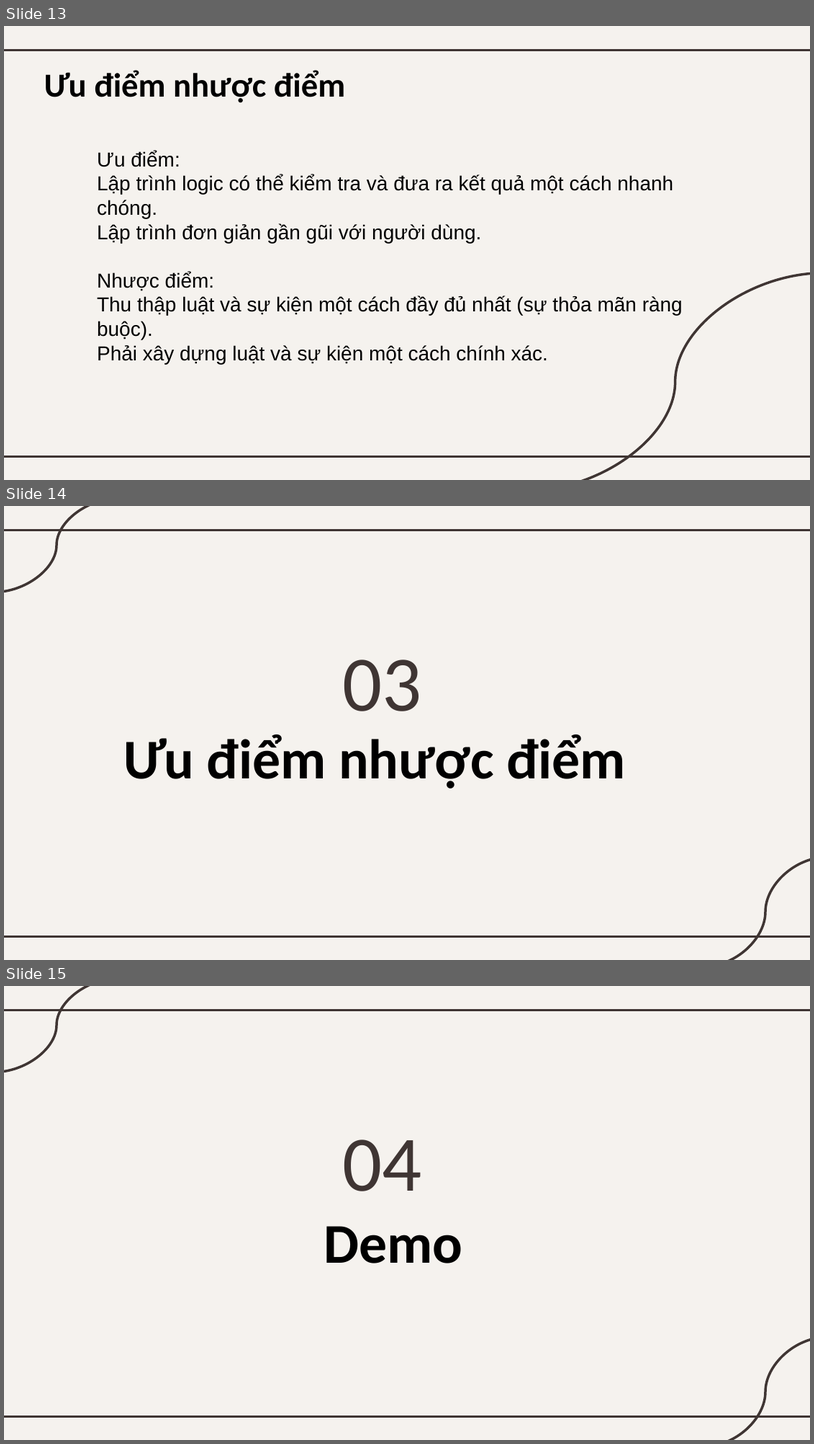
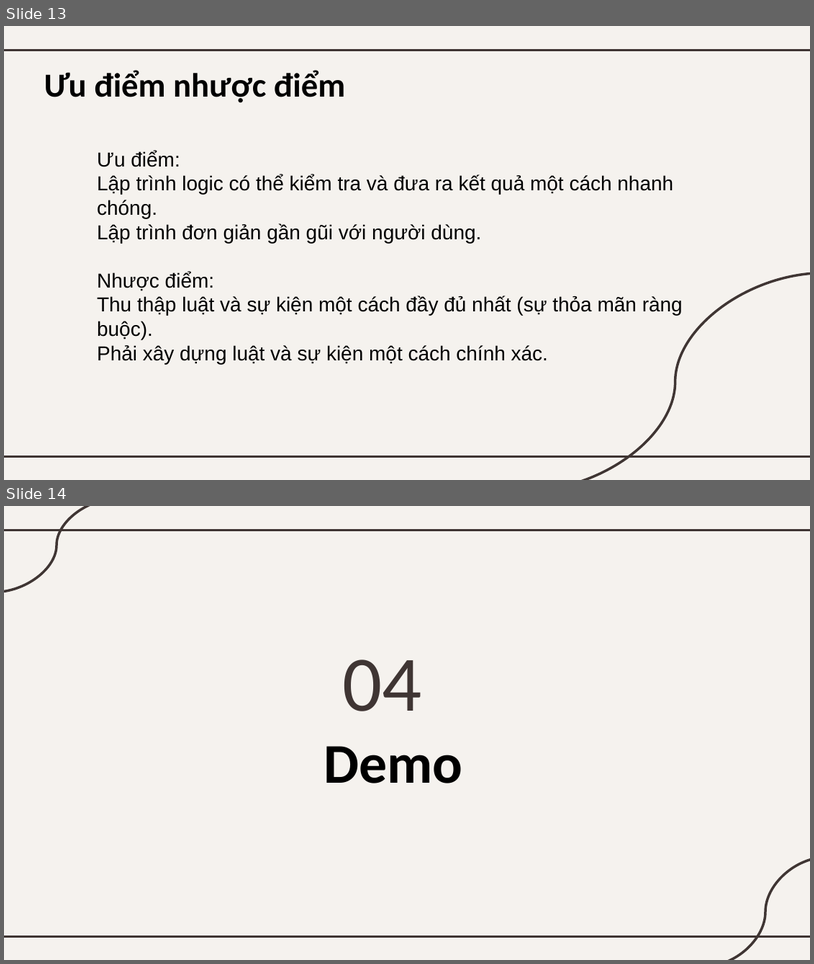
Before and after one commit to khanh1908/TTNT_Finish, a slide deck: GK_Khanh_Nam_Duy.pptx. Shown one above the other, each under a label of ours: slides 13, 14 and 15 before the commit, slides 13 and 14 after it. The pictures are 814x1444 and 814x964 pixels, drawn with LibreOffice and Linux fonts; fonts in the diff are those of the drawing. Boxes give left, top, right and bottom in pixels: in the first picture for what was removed or moved away, otherwise in the second. Text is boxed around its words. In the diff, an @@ line names an element or a change of style, - is before the commit and + after.

```diff
--- a/GK_Khanh_Nam_Duy.pptx
+++ b/GK_Khanh_Nam_Duy.pptx
@@ slide 14 removed at (4, 506, 810, 960), background #F5F2EE; not listed: 4 template elements that a slide beside it also shows @@
@@ title removed at (342, 659, 422, 711) @@
-03
@@ title removed at (124, 734, 626, 788) @@
-Ưu điểm nhược điểm
@@ what was slide 15 is now slide 14 @@
```
Also in this commit, not shown: 1 slide changed.
